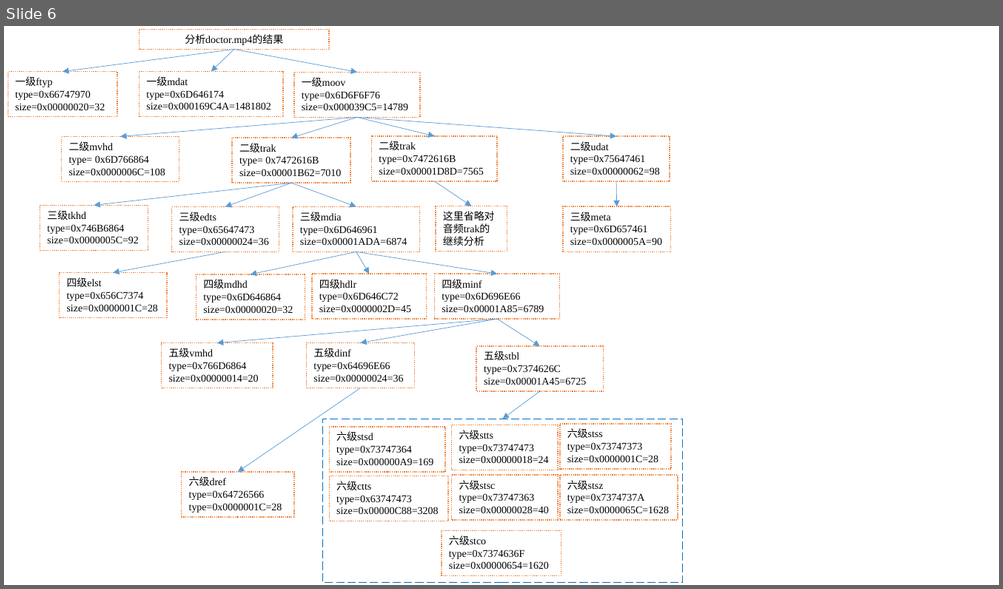
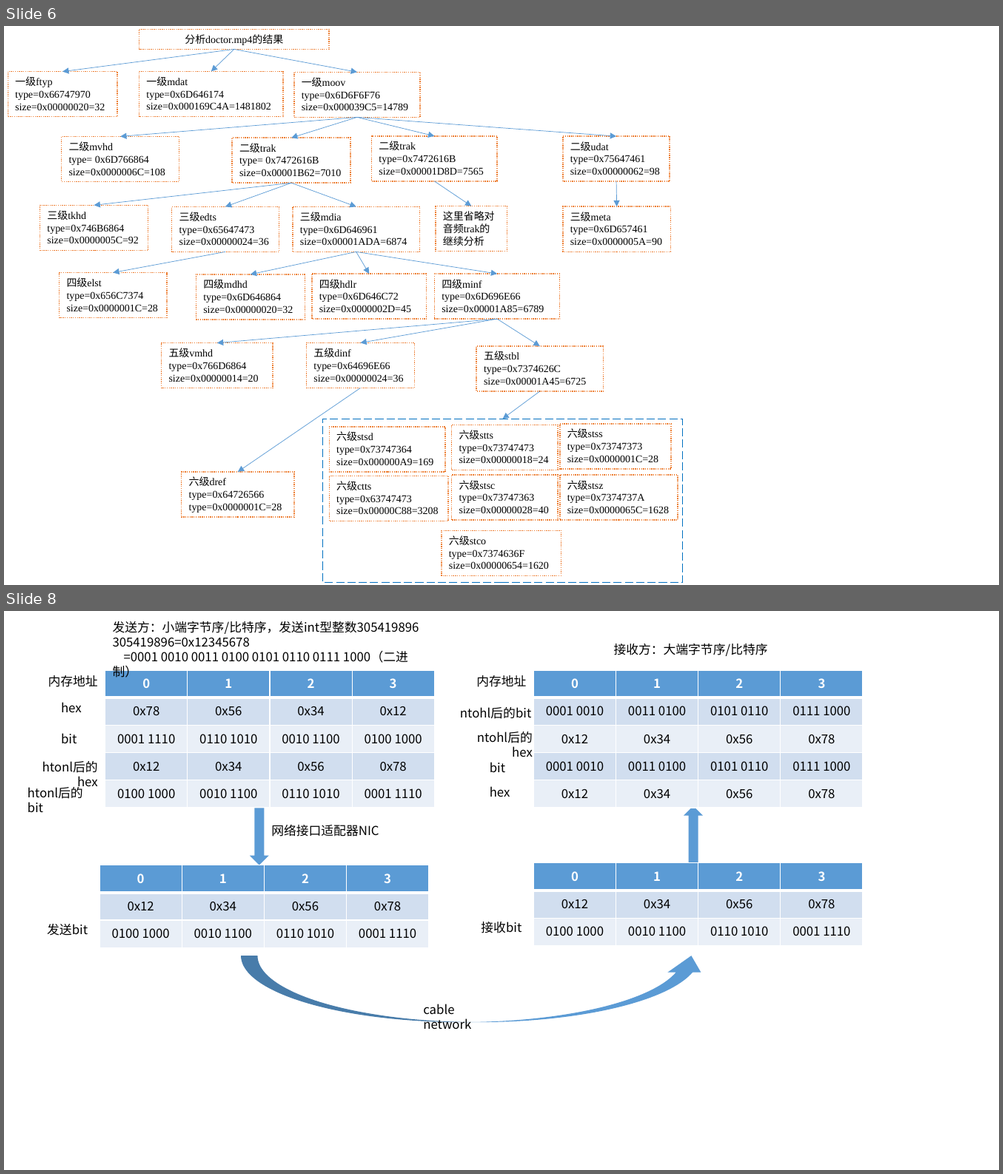
Before and after one commit to mythsaber/Learning-Notes, a slide deck: 音视频编解码.pptx. Shown one above the other, each under a label of ours: slide 6 before the commit, slides 6 and 8 after it; the slides between them are not shown. The pictures are 1003x589 and 1003x1174 pixels, drawn with LibreOffice and Linux fonts; fonts in the diff are those of the drawing. Boxes give left, top, right and bottom in pixels: in the first picture for what was removed or moved away, otherwise in the second. Text is boxed around its words. In the diff, an @@ line names an element or a change of style, - is before the commit and + after.

```diff
--- a/音视频编解码.pptx
+++ b/音视频编解码.pptx
@@ slide 8 added at (x1=4, y1=611, x2=999, y2=1170), background #FFFFFF @@
@@ text added at (x1=113, y1=621, x2=419, y2=678), 12 pt, text #000000 @@
+发送方：小端字节序/比特序，发送int型整数305419896
+305419896=0x12345678
+=0001 0010 0011 0100 0101 0110 0111 1000（二进制）
@@ text added at (x1=614, y1=644, x2=768, y2=656), 12 pt, text #000000 @@
+接收方：大端字节序/比特序
@@ text added at (x1=48, y1=675, x2=98, y2=687), 12 pt, text #000000 @@
+内存地址
@@ table added at (x1=105, y1=671, x2=434, y2=809), 5 rows, 4 columns @@
+0 | 1 | 2 | 3
+0x78 | 0x56 | 0x34 | 0x12
+0001 1110 | 0110 1010 | 0010 1100 | 0100 1000
+0x12 | 0x34 | 0x56 | 0x78
+0100 1000 | 0010 1100 | 0110 1010 | 0001 1110
@@ text added at (x1=476, y1=675, x2=526, y2=687), 12 pt, text #000000 @@
+内存地址
@@ table added at (x1=534, y1=671, x2=862, y2=809), 5 rows, 4 columns @@
+0 | 1 | 2 | 3
+0001 0010 | 0011 0100 | 0101 0110 | 0111 1000
+0x12 | 0x34 | 0x56 | 0x78
+0001 0010 | 0011 0100 | 0101 0110 | 0111 1000
+0x12 | 0x34 | 0x56 | 0x78
@@ text added at (x1=61, y1=702, x2=82, y2=713), 12 pt, text #000000 @@
+hex
@@ text added at (x1=460, y1=707, x2=531, y2=719), 12 pt, text #000000 @@
+ntohl后的bit
@@ text added at (x1=61, y1=733, x2=77, y2=744), 12 pt, text #000000 @@
+bit
@@ text added at (x1=450, y1=726, x2=540, y2=749), 12 pt, text #000000 @@
+ntohl后的hex
@@ text added at (x1=16, y1=756, x2=105, y2=778), 12 pt, text #000000 @@
+htonl后的hex
@@ text added at (x1=489, y1=762, x2=505, y2=772), 12 pt, text #000000 @@
+bit
@@ text added at (x1=20, y1=782, x2=105, y2=804), 12 pt, text #000000 @@
+htonl后的bit
@@ text added at (x1=489, y1=786, x2=510, y2=797), 12 pt, text #000000 @@
+hex
@@ down arrow added at (x1=250, y1=808, x2=269, y2=866), fill #5B9BD5 @@
@@ down arrow added at (x1=684, y1=806, x2=703, y2=864), fill #5B9BD5 @@
@@ text added at (x1=271, y1=825, x2=378, y2=837), 12 pt, text #000000 @@
+网络接口适配器NIC
@@ table added at (x1=99, y1=866, x2=428, y2=948), 3 rows, 4 columns @@
+0 | 1 | 2 | 3
+0x12 | 0x34 | 0x56 | 0x78
+0100 1000 | 0010 1100 | 0110 1010 | 0001 1110
@@ table added at (x1=534, y1=863, x2=862, y2=946), 3 rows, 4 columns @@
+0 | 1 | 2 | 3
+0x12 | 0x34 | 0x56 | 0x78
+0100 1000 | 0010 1100 | 0110 1010 | 0001 1110
@@ text added at (x1=47, y1=924, x2=88, y2=936), 12 pt, text #000000 @@
+发送bit
@@ text added at (x1=481, y1=922, x2=521, y2=934), 12 pt, text #000000 @@
+接收bit
@@ curved right arrow added at (x1=241, y1=956, x2=708, y2=1022), fill #5B9BD5 @@
@@ text added at (x1=423, y1=1004, x2=471, y2=1030), 12 pt, text #000000 @@
+cable network
```
Also in this commit, not shown: 1 other slide added, 3 other files.
